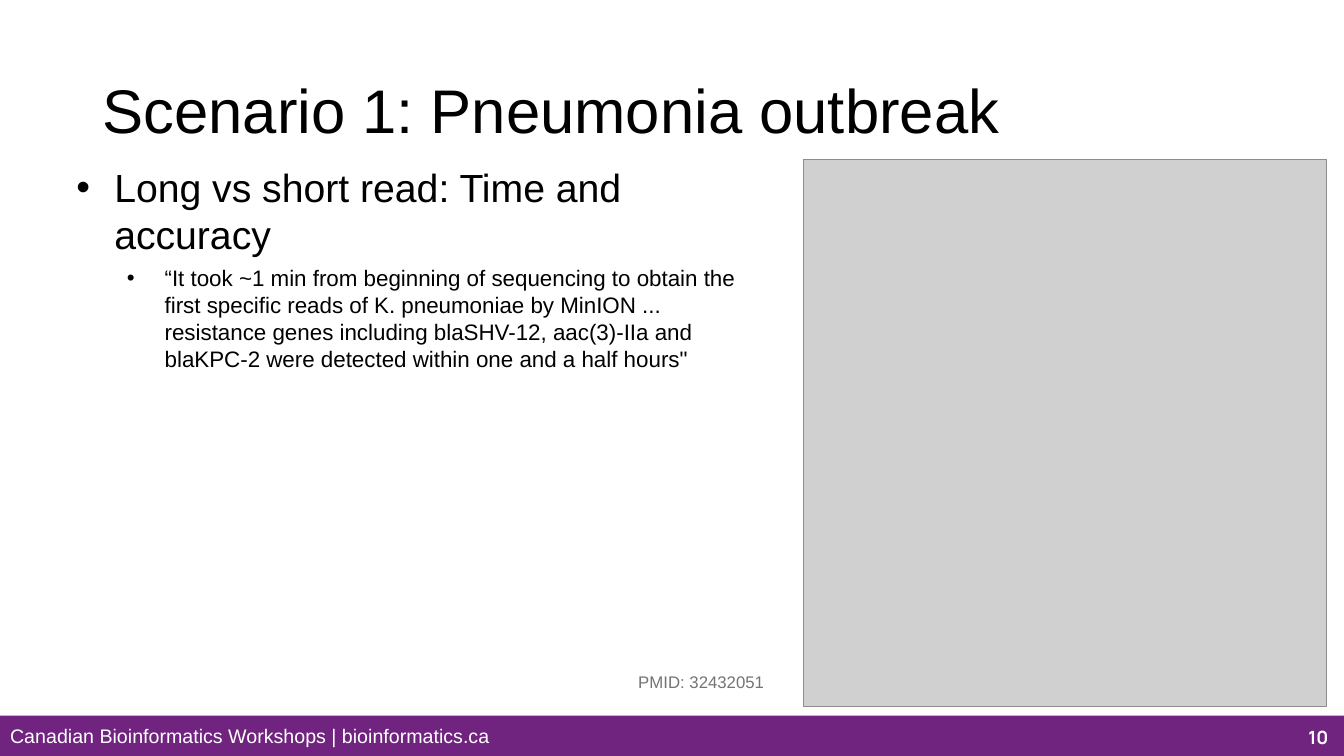
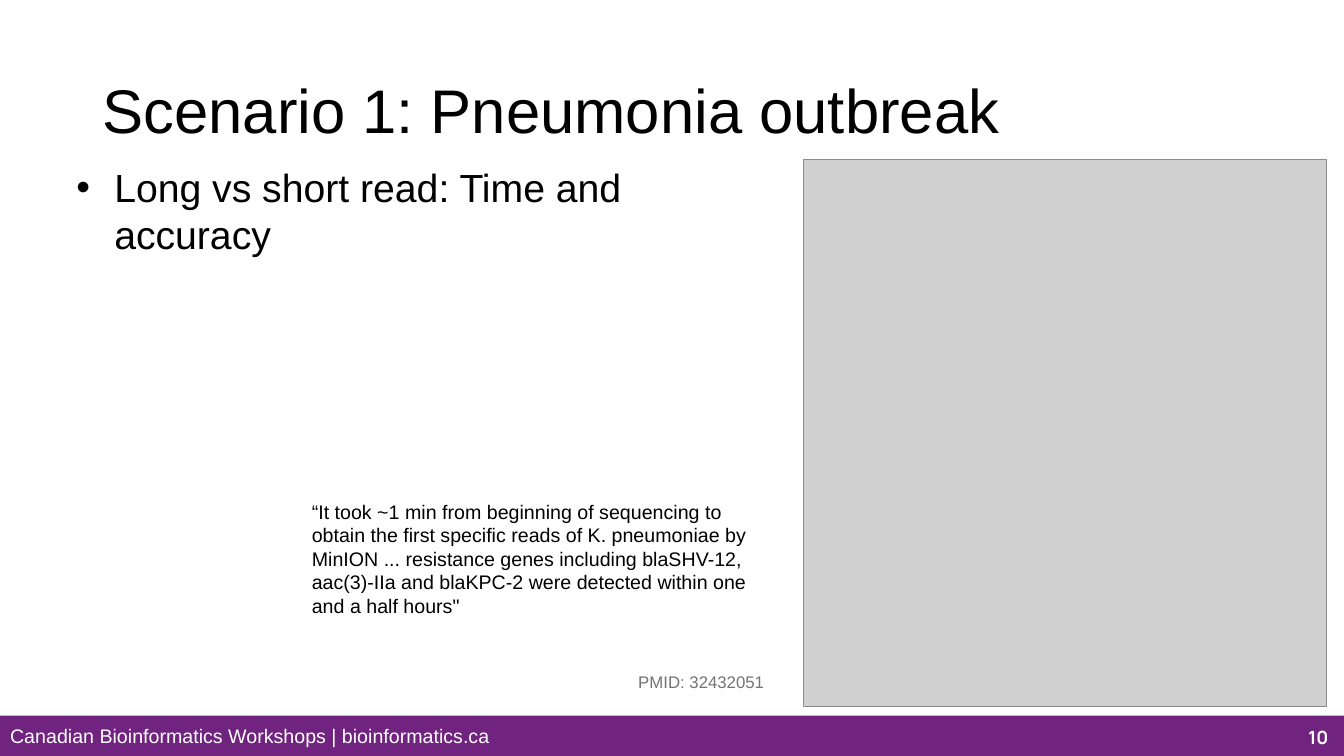
Before and after one commit to bioinformaticsdotca/HTG_Van-2611, a slide deck: slide 10 of content-files/Module_1b_scenarios_HTG_Van-2611.pptx. Drawn at 1344x756 pixels with LibreOffice and Linux fonts; fonts in the diff are those of the drawing; grey boxes stand for pictures; background and template pictures are left out. Boxes give left, top, right and bottom in pixels: in the first picture for what was removed or moved away, otherwise in the second. Text is boxed around its words. In the diff, an @@ line names an element or a change of style, - is before the commit and + after.

```diff
--- a/content-files/Module_1b_scenarios_HTG_Van-2611.pptx
+++ b/content-files/Module_1b_scenarios_HTG_Van-2611.pptx
@@ text at <box>165,269,735,368</box>: paragraph removed @@
-  • “It took ~1 min from beginning of sequencing to obtain the first specific reads of K. pneumoniae by MinION ... resistance genes including blaSHV-12, aac(3)-IIa and blaKPC-2 were detected within one and a half hours"
@@ text added at <box>312,504,746,614</box>, 14 pt, text #000000 @@
+  “It took ~1 min from beginning of sequencing to obtain the first specific reads of K. pneumoniae by MinION ... resistance genes including blaSHV-12, aac(3)-IIa and blaKPC-2 were detected within one and a half hours"
```
Also in this commit, not shown: 1 other slide changed, 29 other files.
